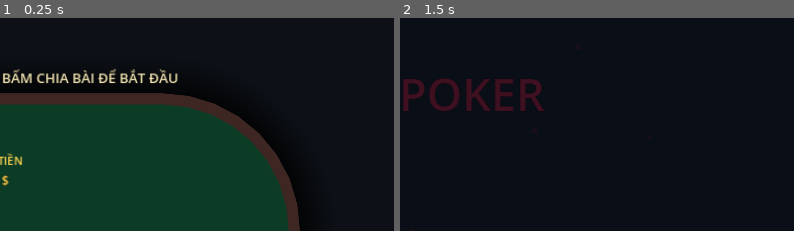
Above: before the commit, frames 1-2 (left to right).
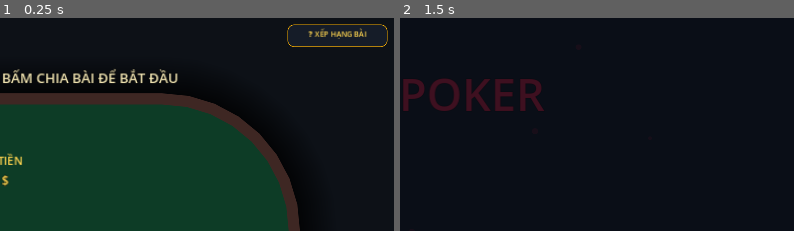
Above: after the commit, the same moments.

Repository: tquoc00/PokerGame
Game: Godot game, scene res://scenes/main/Table.tscn
The game is run twice, just before and just after one commit, with the same random seed, the same clock (stepped at 60 frames per second) and the same inputs. This scene is started directly instead of the project's main scene.
Inputs:
- Up to frame 1 (0.25 s): no input
- Up to frame 2 (1.5 s): click "▶ CHIA BÀI" at 0.5 s; click "✕ THOÁT" at 1.25 s
The pictures show only the part of the screen within x 50-100%, y 0-50%; the shares and areas given below are measured in that part.

The runs differ from the first frame. In frame 1, 0.6% of the frame differs, in the area x 72-99%, y 2-14%; in frame 2, nothing differs.
Error before the commit: Out of bounds get index '0' (on base: 'Array') (res://scripts/core/PokerGameManager.gd:416)
Error after the commit: Out of bounds get index '0' (on base: 'Array') (res://scripts/core/PokerGameManager.gd:533)

Commit message:
Add hoverable Poker Hand Rankings Cheat Sheet Popup Panel

Diff:
--- a/scripts/core/PokerGameManager.gd
+++ b/scripts/core/PokerGameManager.gd
@@ -225,6 +225,123 @@
 	btn_exit.pressed.connect(func(): NetworkManager.leave_game())
 	add_child(btn_exit)
 
+	# === BẢNG HƯỚNG DẪN XẾP HẠNG BÀI (Cheat Sheet giống Liar's Bar) ===
+	var guide_trigger = PanelContainer.new()
+	var gt_style = StyleBoxFlat.new()
+	gt_style.bg_color = Color(0.09, 0.12, 0.17, 0.85)
+	gt_style.set_border_width_all(1)
+	gt_style.border_color = Color("#ffb300") # Gold accent
+	gt_style.set_corner_radius_all(10)
+	gt_style.content_margin_left = 12
+	gt_style.content_margin_right = 12
+	gt_style.content_margin_top = 6
+	gt_style.content_margin_bottom = 6
+	guide_trigger.add_theme_stylebox_override("panel", gt_style)
+	guide_trigger.position = Vector2(1100, 20)
+	guide_trigger.size = Vector2(160, 36)
+	add_child(guide_trigger)
+
+	var gt_lbl = Label.new()
+	gt_lbl.text = "❓ XẾP HẠNG BÀI"
+	gt_lbl.horizontal_alignment = HORIZONTAL_ALIGNMENT_CENTER
+	gt_lbl.add_theme_font_size_override("font_size", 12)
+	gt_lbl.add_theme_color_override("font_color", Color("#ffd54f"))
+	guide_trigger.add_child(gt_lbl)
+
+	# Tạo Guide Popup Panel
+	var guide_popup = PanelContainer.new()
+	var gp_style = StyleBoxFlat.new()
+	gp_style.bg_color = Color(0.04, 0.06, 0.1, 0.95) # Dark rich glassmorphism
+	gp_style.set_border_width_all(2)
+	gp_style.border_color = Color("#ffb300")
+	gp_style.set_corner_radius_all(14)
+	gp_style.content_margin_left = 16
+	gp_style.content_margin_right = 16
+	gp_style.content_margin_top = 16
+	gp_style.content_margin_bottom = 16
+	gp_style.shadow_size = 25
+	gp_style.shadow_color = Color(0, 0, 0, 0.6)
+	guide_popup.add_theme_stylebox_override("panel", gp_style)
+	guide_popup.position = Vector2(930, 70)
+	guide_popup.size = Vector2(330, 480)
+	guide_popup.visible = false
+	guide_popup.modulate.a = 0.0
+	add_child(guide_popup)
+
+	var gp_vbox = VBoxContainer.new()
+	gp_vbox.add_theme_constant_override("separation", 8)
+	guide_popup.add_child(gp_vbox)
+
+	var gp_title = Label.new()
+	gp_title.text = "THỨ HẠNG TAY BÀI"
+	gp_title.horizontal_alignment = HORIZONTAL_ALIGNMENT_CENTER
+	gp_title.add_theme_font_size_override("font_size", 16)
+	gp_title.add_theme_color_override("font_color", Color("#ffb300"))
+	gp_vbox.add_child(gp_title)
+
+	var gp_divider = ColorRect.new()
+	gp_divider.color = Color(1, 1, 1, 0.15)
+	gp_divider.custom_minimum_size = Vector2(0, 2)
+	gp_vbox.add_child(gp_divider)
+
+	# ScrollContainer cho danh sách
+	var scroll = ScrollContainer.new()
+	scroll.size_flags_vertical = Control.SIZE_EXPAND_FILL
+	gp_vbox.add_child(scroll)
+
+	var list_vbox = VBoxContainer.new()
+	list_vbox.size_flags_horizontal = Control.SIZE_EXPAND_FILL
+	list_vbox.add_theme_constant_override("separation", 10)
+	scroll.add_child(list_vbox)
+
+	var hands_data = [
+		{"name": "1. Royal Flush", "desc": "Sảnh đồng chất cao (10-J-Q-K-A)", "color": "#ffb300"},
+		{"name": "2. Straight Flush", "desc": "Sảnh đồng chất bất kỳ (vd: 5-6-7-8-9)", "color": "#ff8f00"},
+		{"name": "3. Four of a Kind", "desc": "Tứ Quý (4 lá cùng bậc, vd: 4 lá 9)", "color": "#29b6f6"},
+		{"name": "4. Full House", "desc": "Cù Lũ (1 bộ ba + 1 bộ đôi)", "color": "#66bb6a"},
+		{"name": "5. Flush", "desc": "Thùng (5 lá cùng chất, không liên tiếp)", "color": "#ab47bc"},
+		{"name": "6. Straight", "desc": "Sảnh (5 lá liên tiếp, khác chất)", "color": "#26a69a"},
+		{"name": "7. Three of a Kind", "desc": "Sám Cô (3 lá cùng bậc, vd: 3 lá K)", "color": "#d4e157"},
+		{"name": "8. Two Pair", "desc": "Thú (2 cặp đôi khác nhau)", "color": "#ff7043"},
+		{"name": "9. One Pair", "desc": "Một Đôi (2 lá cùng bậc, vd: Đôi A)", "color": "#e0e0e0"},
+		{"name": "10. High Card", "desc": "Mậu Thầu (Lá bài cao nhất trong bộ)", "color": "#9e9e9e"}
+	]
+
+	for h in hands_data:
+		var item_vbox = VBoxContainer.new()
+		item_vbox.add_theme_constant_override("separation", 2)
+		list_vbox.add_child(item_vbox)
+
+		var item_title = Label.new()
+		item_title.text = h.name
+		item_title.add_theme_font_size_override("font_size", 14)
+		item_title.add_theme_color_override("font_color", Color(h.color))
+		item_vbox.add_child(item_title)
+
+		var item_desc = Label.new()
+		item_desc.text = h.desc
+		item_desc.add_theme_font_size_override("font_size", 11)
+		item_desc.add_theme_color_override("font_color", Color(1, 1, 1, 0.6))
+		item_vbox.add_child(item_desc)
+
+	# Kết nối sự kiện chuột trỏ vào / trỏ ra để tạo hiệu ứng Pop-up tuyệt đẹp!
+	guide_trigger.mouse_entered.connect(func():
+		guide_popup.move_to_front()
+		guide_popup.show()
+		var tw = create_tween().set_parallel(true)
+		tw.tween_property(guide_popup, "modulate:a", 1.0, 0.25).set_trans(Tween.TRANS_SINE)
+		tw.tween_property(guide_popup, "position:y", 70.0, 0.25).set_trans(Tween.TRANS_QUART).set_ease(Tween.EASE_OUT)
+	)
+
+	guide_trigger.mouse_exited.connect(func():
+		var tw = create_tween().set_parallel(true)
+		tw.tween_property(guide_popup, "modulate:a", 0.0, 0.2).set_trans(Tween.TRANS_SINE)
+		tw.tween_property(guide_popup, "position:y", 90.0, 0.2).set_trans(Tween.TRANS_SINE)
+		await tw.finished
+		if guide_popup.modulate.a == 0.0:
+			guide_popup.hide()
+	)
+
 func _on_host_start_round():
 	var host_settings = get_node_or_null("HostSettings")
 	var starting_bet = 100
